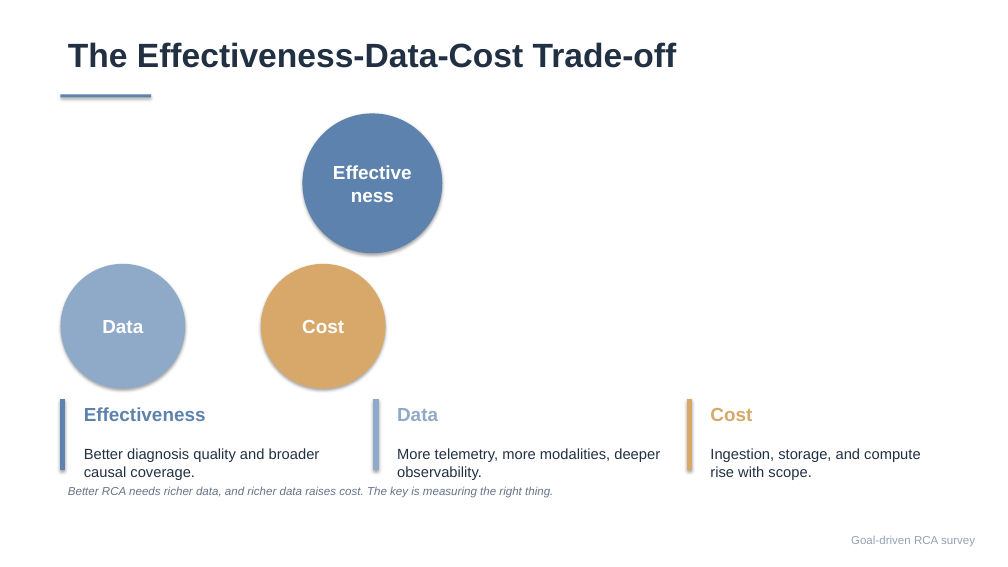
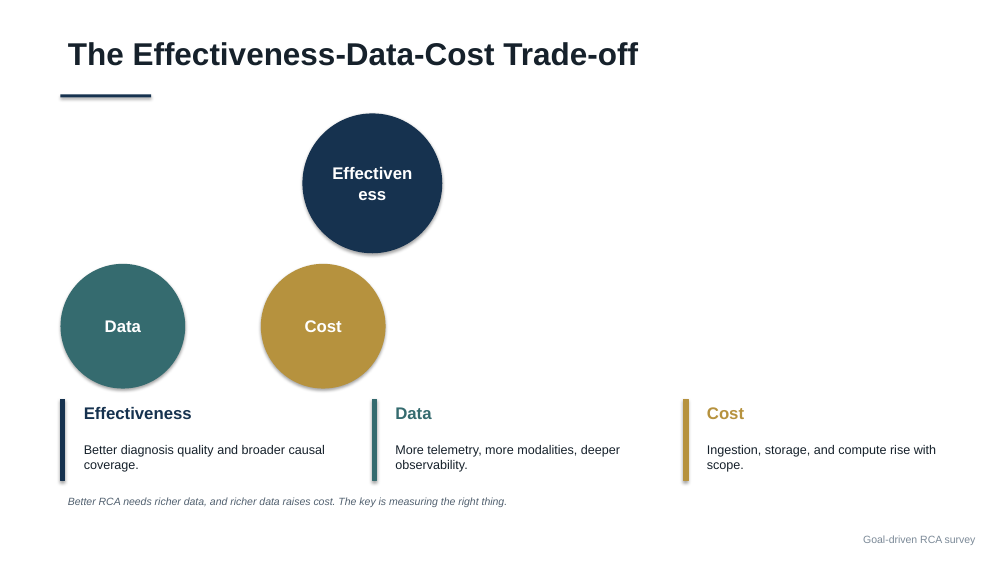
Before and after one commit to Lincyaw/paperops, a slide deck: slide 10 of examples/self-intro/diagnostic_world_model.pptx. Drawn at 1008x567 pixels with LibreOffice and Linux fonts; fonts in the diff are those of the drawing. Boxes give left, top, right and bottom in pixels: in the first picture for what was removed or moved away, otherwise in the second. Text is boxed around its words. In the diff, an @@ line names an element or a change of style, - is before the commit and + after.

```diff
--- a/examples/self-intro/diagnostic_world_model.pptx
+++ b/examples/self-intro/diagnostic_world_model.pptx
@@ text "The Effectiveness-Data-Cost Trade-off" at (68, 42, 638, 66): size 32 to 30 pt, text colour #223043 to #16212B @@
@@ ellipse "Effectiveness" at (302, 113, 442, 253): size 18 to 16 pt; fill #5C82AD to #16324F @@
@@ rectangle at (60, 95, 151, 98): fill #5C82AD to #16324F @@
@@ ellipse "Data" at (60, 264, 185, 389): size 18 to 16 pt; fill #8FAAC8 to #356B6F @@
@@ ellipse "Cost" at (261, 264, 386, 389): size 18 to 16 pt; fill #D8A86A to #B6923E @@
@@ rectangle: place and size @@
-rectangle at (60, 399, 65, 470)
+rectangle at (60, 399, 65, 480)
@@ rectangle at (60, 399, 65, 480): fill #5C82AD to #16324F; outline #5C82AD 1 pt to #16324F 1 pt @@
@@ text "Effectiveness" at (84, 407, 192, 419): size 18 to 16 pt, text colour #5C82AD to #16324F @@
@@ rectangle: place and size @@
-rectangle at (374, 399, 378, 470)
+rectangle at (372, 399, 377, 480)
@@ rectangle at (372, 399, 377, 480): fill #8FAAC8 to #356B6F; outline #8FAAC8 1 pt to #356B6F 1 pt @@
@@ text "Data" at (395, 407, 431, 419): size 18 to 16 pt, text colour #8FAAC8 to #356B6F @@
@@ rectangle: place and size @@
-rectangle at (687, 399, 692, 470)
+rectangle at (684, 399, 688, 480)
@@ rectangle at (684, 399, 688, 480): fill #D8A86A to #B6923E; outline #D8A86A 1 pt to #B6923E 1 pt @@
@@ text "Cost" at (707, 407, 744, 419): size 18 to 16 pt, text colour #D8A86A to #B6923E @@
@@ size 14 to 12 pt, text colour #223043 to #16212B in 3 elements at (84, 445, 325, 472), (395, 445, 620, 472), (707, 445, 936, 472) @@
@@ text "Better RCA needs richer data, ...": place and size @@
-text "Better RCA needs richer data, ..." at (68, 486, 553, 498)
+text "Better RCA needs richer data, ..." at (68, 497, 508, 507)
@@ text "Better RCA needs richer data, ..." at (68, 497, 508, 507): size 11 to 10 pt, text colour #647489 to #51606F @@
@@ text "Goal-driven RCA survey" at (863, 535, 976, 545): size 11 to 10 pt, text colour #94A3B6 to #7C8A98 @@
```
Also in this commit, not shown: 17 other slides changed, 27 other files.
